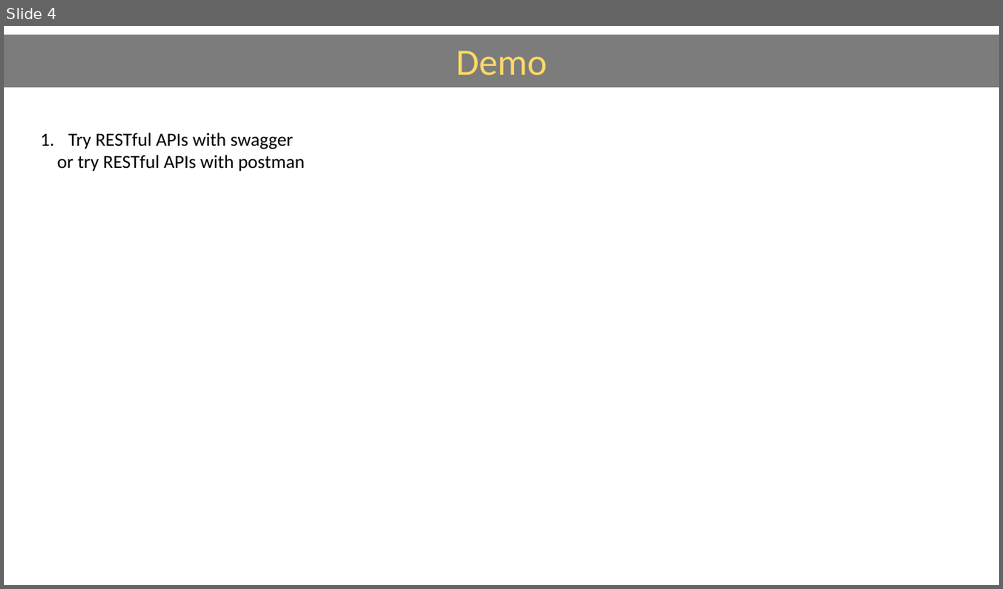
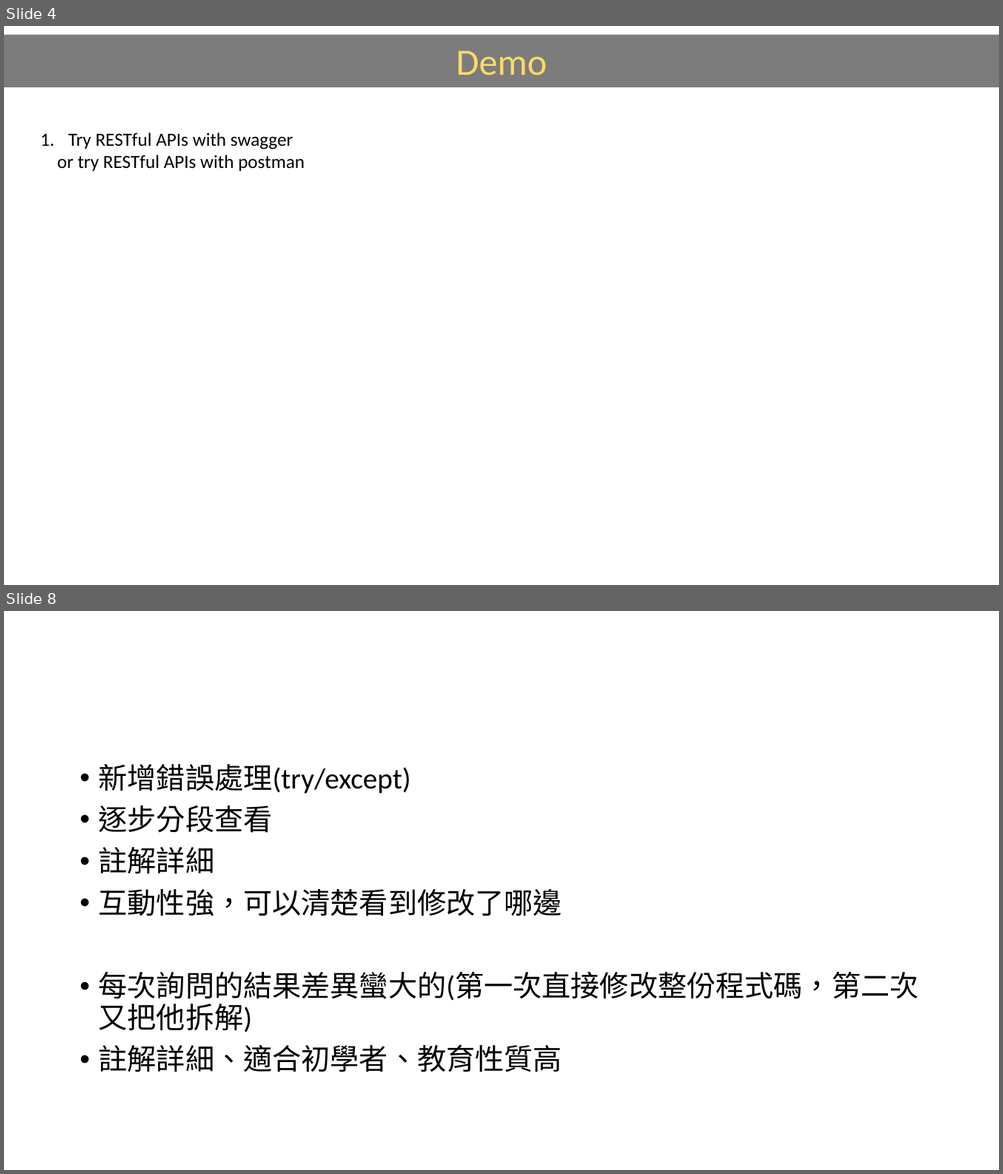
Before and after one commit to Teng91/RESTful-server-with-APIs, a slide deck: SW2_Backend_Handson_Practice_v3.pptx. Shown one above the other, each under a label of ours: slide 4 before the commit, slides 4 and 8 after it; the slides between them are not shown. The pictures are 1003x589 and 1003x1174 pixels, drawn with LibreOffice and Linux fonts; fonts in the diff are those of the drawing. Boxes give left, top, right and bottom in pixels: in the first picture for what was removed or moved away, otherwise in the second. Text is boxed around its words. In the diff, an @@ line names an element or a change of style, - is before the commit and + after.

```diff
--- a/SW2_Backend_Handson_Practice_v3.pptx
+++ b/SW2_Backend_Handson_Practice_v3.pptx
@@ slide 8 added at bbox=[4, 611, 999, 1170], background #FFFFFF @@
@@ text added at bbox=[99, 764, 919, 1073], 28 pt, text #000000 @@
+• 新增錯誤處理(try/except)
+• 逐步分段查看
+• 註解詳細
+• 互動性強，可以清楚看到修改了哪邊
+• 每次詢問的結果差異蠻大的(第一次直接修改整份程式碼，第二次又把他拆解)
+• 註解詳細、適合初學者、教育性質高
```
Also in this commit, not shown: 7 other slides added, 6 other files.
